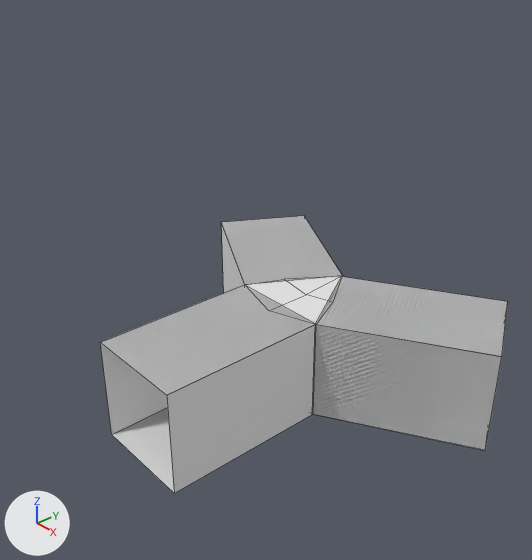
Renders of the Blender file Assets/Models/Rooms/Bifurcacion.blend from each side of a commit.
One viewpoint serves both versions: a 50 mm lens placed at (10.48, -8.58, 8.21), pointed at (1.18, -0.44, 1.78). Every picture has the same lights, and +X, +Y and +Z are marked at lower left. Mesh edges are drawn as thin lines.
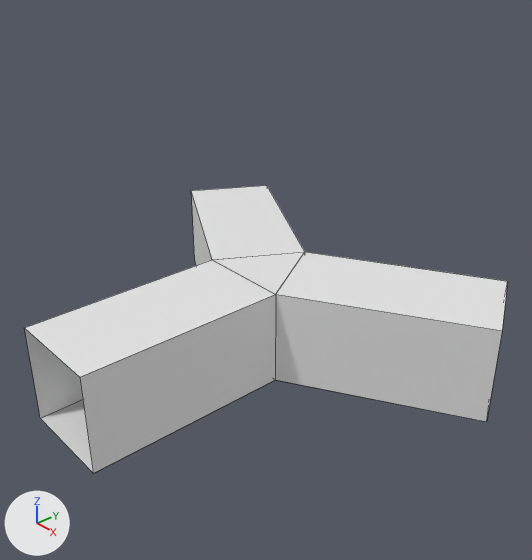
Changed parts and their boxes (x1, y1, x2, y2) in the pictures (532 x 560 px):
'Plane.000', reshaped, moved, turned, rescaled: before (100, 216, 508, 493); after (191, 186, 305, 288)
'Plane.003', added: after (25, 260, 276, 473)
'Plane.001', reshaped, moved, turned, rescaled: before (221, 222, 245, 292); after (275, 252, 508, 422)
'Plane', added: after (213, 252, 304, 295)
part 1 of me_plane_016, deleted: before (221, 222, 245, 292)

What changed in the scene script:
```text
Change me_plane_016:
    where me_plane_016.from_pydata(...)  # 4 vertices, 1 face; spans x 2.84..5.41, y -0.59..0.89, z -1.85..0.01
    used by ob_plane_001; location = (4.13, -0.46, 0.1); rotation_euler = (0.0, 3.142, 0.0), in degrees (0, 180, 0)
    verts and faces of me_plane_016; kept vertices keep their numbers, new ones are numbered from 4
    before: 0 (2.84, -0.59, 0.01), 1 (2.84, -0.59, -1.85) at pixel (244, 284), 2 (5.41, 0.89, 0.01), 3 (5.41, 0.89, -1.85) at pixel (221, 221)
    me_plane_016 part 1
    add delete_vertices([*range(0, 4)])  # with the faces that use them
Add me_plane_003:
    me_plane_003.from_pydata([(1.0, -0.58, 0.0), (-1.14, 3.13, 0.0), (1.0, -0.58, -4.28), (-1.14, 3.13, -4.28), (1.14, 3.13, 0.0), (-1.0, -0.58, 0.0), (1.14, 3.13, -4.28), (-1.0, -0.58, -4.28), (-1.0, -0.58, 0.0), (1.0, -0.58, 0.0), (0.0, 1.15, 0.0)], [], [(8, 9, 10)])
Change ob_plane_001:
    ob_plane_001.location: (4.13, -0.46, 0.1) -> (3.14, 0.92, 1.93)
    ob_plane_001.rotation_euler: (0.0, 3.142, 0.0) -> (0.0, 3.142, -1.047)  # degrees (0, 180, 0) -> degrees (0, 180, -60)
    ob_plane_001.scale: (1.0, 1.0, 1.0) -> (-0.925, 1.93, 1.0)
Change ob_plane_000:
    ob_plane_000: bpy.data.objects.new('Plane.000', me_plane_004) -> bpy.data.objects.new('Plane.000', me_plane_016)
    ob_plane_000.location: (4.13, -0.46, 0.09) -> (-1.14, 0.92, 1.93)
    ob_plane_000.rotation_euler: (0.0, 3.142, 0.0) -> (0.0, 3.142, 1.047)  # degrees (0, 180, 0) -> degrees (0, 180, 60)
    ob_plane_000.scale: (1.0, 1.0, 1.0) -> (-0.925, 1.93, 1.0)
Add ob_plane_003:
    ob_plane_003 = bpy.data.objects.new('Plane.003', me_plane_016)
    ob_plane_003.location = (1.0, -2.79, 1.93)
    ob_plane_003.rotation_euler = (0.0, 3.142, 0.0)  # degrees (0, 180, 0)
    ob_plane_003.scale = (-0.925, 1.93, 1.0)
Add ob_plane:
    ob_plane = bpy.data.objects.new('Plane', me_plane_003)
    ob_plane.location = (1.0, -0.33, 1.93)
    ob_plane.rotation_euler = (0.0, 3.142, 0.0)  # degrees (0, 180, 0)
    ob_plane.scale = (0.935, 0.935, 0.935)
```
